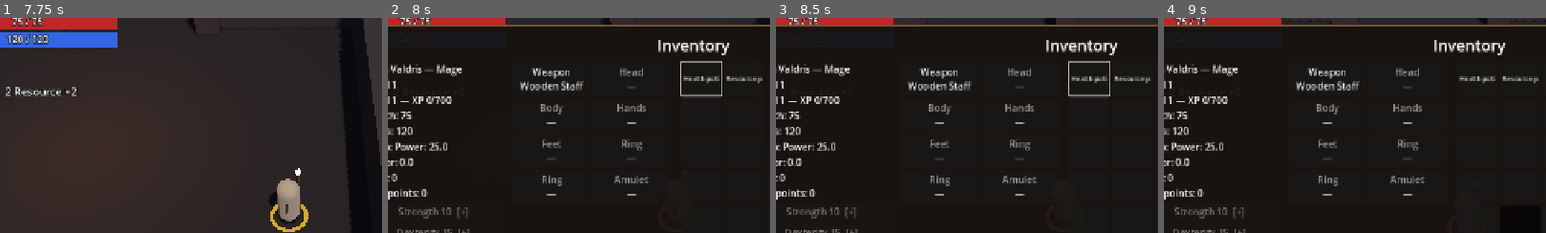
Above: before the commit, frames 1-4 (left to right).
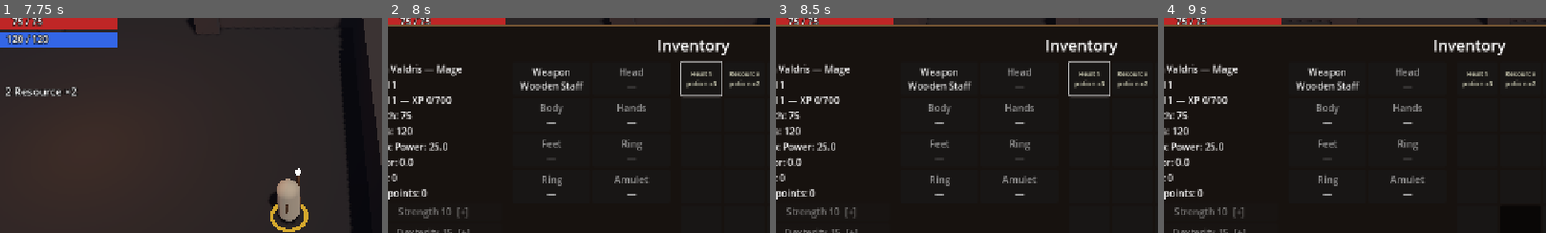
Above: after the commit, the same moments.

Repository: binascohub/southern-mercenaries
Game: Godot game, scene res://game/main/main.tscn
Two runs of this game, one before a commit and one after it. Both use one fixed random seed, a clock stepped at 60 frames per second and the inputs below.
Inputs (mouse positions are % of the whole screen's width and height, from its top left):
- Up to frame 1 (7.75 s): click "English" at 0.5 s; click "New campaign" at 1.25 s; click "Mage" at 2 s; click "Male" at 2.75 s; click "Create" at 3.5 s; tap Enter at 4.25 s; move the mouse to (72, 45) at 4.27 s; press the mouse at (72, 45) at 4.28 s; hold D (move_right) 4.28-5.03 s; move the mouse to (30, 55) at 5.02 s; release the mouse at (30, 55) at 5.03 s; hold S (move_down) 5.03-5.78 s; tap T (chat_quick) at 5.1 s; move the mouse to (60, 28) at 5.77 s; hold D (move_right) 5.78-6.53 s; tap Space (evade) at 5.85 s; move the mouse to (45, 70) at 6.52 s; hold W (move_up) 6.53-7.28 s; right-click (45, 70) at 6.6 s; click (45, 70) at 6.67 s; move the mouse to (80, 65) at 7.27 s; hold A (move_left) from 7.28 s (still down); tap Shift (mount) at 7.35 s
- Up to frame 2 (8 s): keep holding A (move_left); tap I (inventory) at 7.9 s
- Up to frame 3 (8.5 s): keep holding A (move_left); move the mouse to (20, 35) at 8.02 s; tap Z (pickup_all) at 8.1 s
- Up to frame 4 (9 s): move the mouse to (55, 50) at 8.77 s; release A (move_left) at 8.78 s; hold S (move_down) from 8.78 s (still down); tap 3 (potion_elemental) at 8.85 s; click (55, 50) at 8.92 s
The pictures show only the part of the screen within x 10-60%, y 4-54%; the shares and areas given below are measured in that part.

Frame 1 is identical in both runs. In frame 2, 0.8% of the frame differs, in the area x 77-98%, y 24-33%; in frame 3, 0.8%; in frame 4, 0.8%.

Commit message:
Inventory and trade windows: opaque background, wrapped item names
The CI screenshot showed the HUD text through the 94%-opaque panel and
bag item names cut to a few letters.

Co-Authored-By: Claude Opus 5.5 <noreply@anthropic.com>
Claude-Session: https://claude.ai/code/session_01MWiCKsBtrMFkhtUwdNioUQ

Diff:
--- a/game/ui/inventory_menu.gd
+++ b/game/ui/inventory_menu.gd
@@ -112,8 +112,8 @@
 
 func _short(item: Dictionary) -> String:
 	var name := Items.display_name(item)
-	if name.length() > 16:
-		name = name.substr(0, 15) + "…"
+	if name.length() > 24:
+		name = name.substr(0, 23) + "…"
 	if item.kind != Items.EQUIPMENT and int(item.count) > 1:
 		name += " x%d" % item.count
 	return name
@@ -153,7 +153,7 @@
 	_panel.grow_horizontal = Control.GROW_DIRECTION_BOTH
 	_panel.grow_vertical = Control.GROW_DIRECTION_BOTH
 	var style := StyleBoxFlat.new()
-	style.bg_color = Color(0.09, 0.07, 0.06, 0.94)
+	style.bg_color = Color(0.09, 0.07, 0.06)  # opaco: o HUD não aparece através
 	style.border_color = Color(0.45, 0.33, 0.2)
 	style.set_border_width_all(2)
 	style.set_content_margin_all(16)
@@ -211,6 +211,7 @@
 		button.auto_translate_mode = Node.AUTO_TRANSLATE_MODE_DISABLED
 		button.custom_minimum_size = CELL
 		button.clip_text = true
+		button.autowrap_mode = TextServer.AUTOWRAP_WORD_SMART
 		button.add_theme_font_size_override("font_size", 11)
 		button.pressed.connect(func() -> void: _player.request_use(i))
 		button.focus_entered.connect(func() -> void:
--- a/game/ui/trade_menu.gd
+++ b/game/ui/trade_menu.gd
@@ -213,7 +213,8 @@
 		button.auto_translate_mode = Node.AUTO_TRANSLATE_MODE_DISABLED
 		button.custom_minimum_size = CELL
 		button.clip_text = true
-		button.add_theme_font_size_override("font_size", 12)
+		button.autowrap_mode = TextServer.AUTOWRAP_WORD_SMART
+		button.add_theme_font_size_override("font_size", 11)
 		button.pressed.connect(_toggle.bind(i))
 		bag.add_child(button)
 		_bag_buttons.append(button)
@@ -250,7 +251,7 @@
 	box.grow_horizontal = Control.GROW_DIRECTION_BOTH
 	box.grow_vertical = Control.GROW_DIRECTION_BOTH
 	var style := StyleBoxFlat.new()
-	style.bg_color = Color(0.09, 0.07, 0.06, 0.94)
+	style.bg_color = Color(0.09, 0.07, 0.06)  # opaco: o HUD não aparece através
 	style.border_color = Color(0.45, 0.33, 0.2)
 	style.set_border_width_all(2)
 	style.set_content_margin_all(16)
